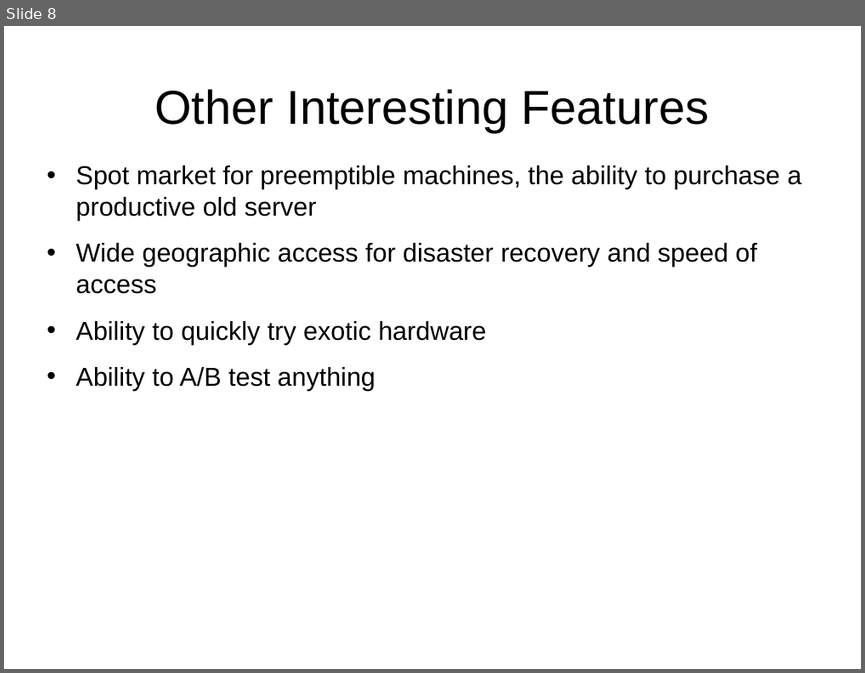
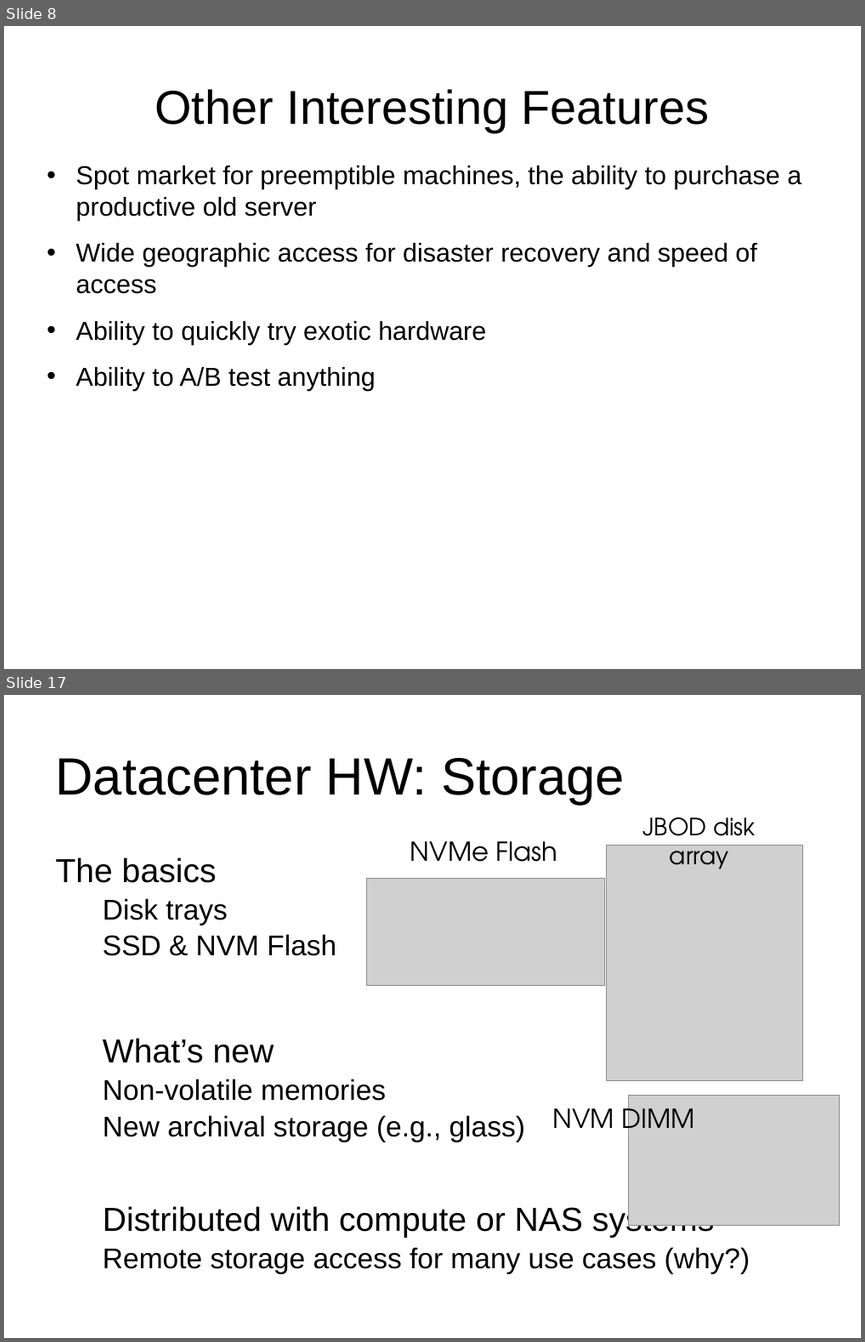
Before and after one commit to j-avdeev/Cloud-Computing-Technology, a slide deck: CCT - lec1 - Cloud computing overview.odp. Shown one above the other, each under a label of ours: slide 8 before the commit, slides 8 and 17 after it; the slides between them are not shown. The pictures are 865x673 and 865x1342 pixels, drawn with LibreOffice and Linux fonts; fonts in the diff are those of the drawing; grey boxes stand for pictures. Boxes give left, top, right and bottom in pixels: in the first picture for what was removed or moved away, otherwise in the second. Text is boxed around its words. In the diff, an @@ line names an element or a change of style, - is before the commit and + after.

```diff
--- a/CCT - lec1 - Cloud computing overview.odp
+++ b/CCT - lec1 - Cloud computing overview.odp
@@ slide 17 added at (x1=4, y1=695, x2=861, y2=1338), background #FFFFFF @@
@@ title added at (x1=56, y1=758, x2=624, y2=805), 48.5 pt, text #000000 @@
+Datacenter HW: Storage
@@ text added at (x1=642, y1=817, x2=755, y2=869), 22.1 pt, text #000000 @@
+JBOD disk array
@@ text added at (x1=410, y1=841, x2=558, y2=862), 24.2 pt, text #000000 @@
+NVMe Flash
@@ picture added at (x1=606, y1=845, x2=802, y2=1081) @@
@@ text added at (x1=56, y1=857, x2=750, y2=1273), 26.4 pt, text #000000 @@
+The basics
+  Disk trays
+  SSD & NVM Flash
+What’s new
+  Non-volatile memories
+  New archival storage (e.g., glass)
+Distributed with compute or NAS systems
+  Remote storage access for many use cases (why?)
@@ picture added at (x1=366, y1=879, x2=604, y2=986) @@
@@ text added at (x1=553, y1=1100, x2=695, y2=1140), 24.2 pt, text #000000 @@
+NVM DIMM
@@ picture added at (x1=629, y1=1095, x2=840, y2=1225) @@
```
Also in this commit, not shown: 20 other slides added, 1 other file.
